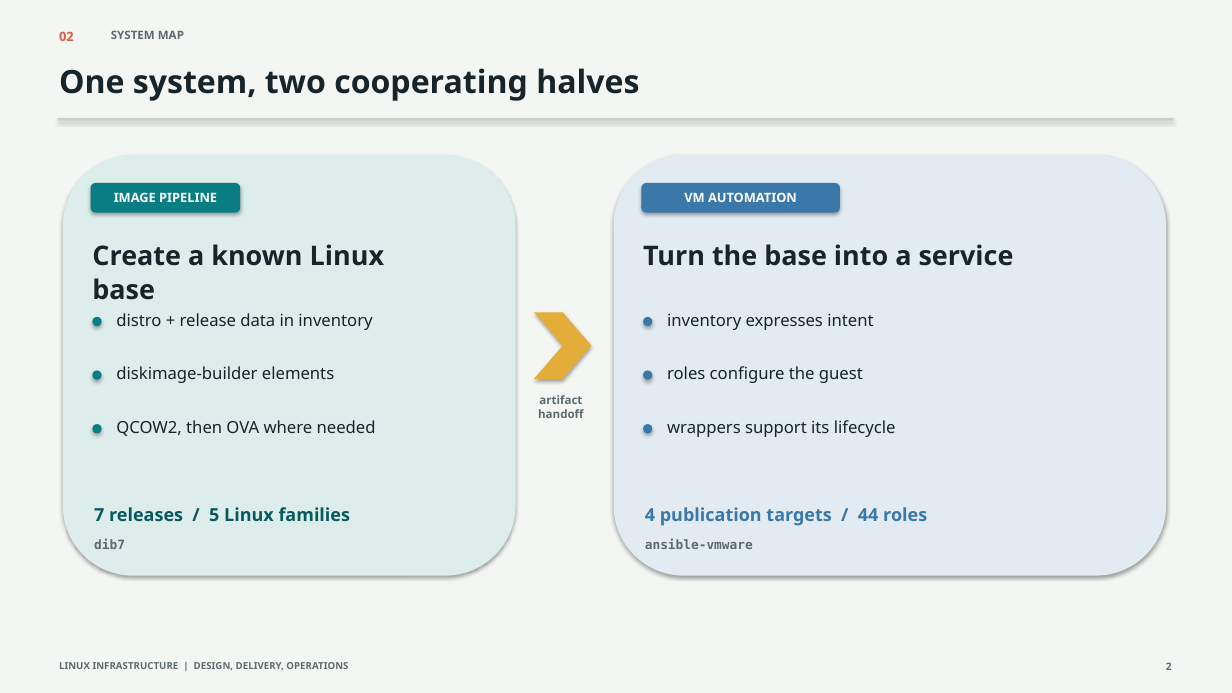
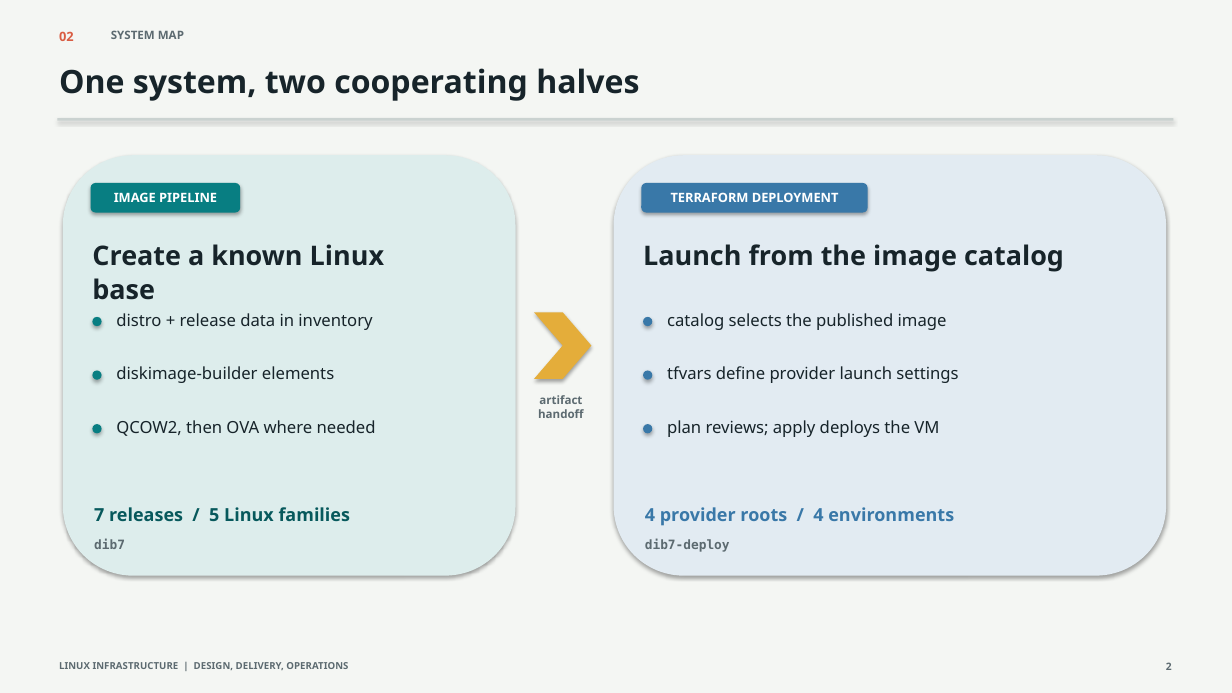
Before and after one commit to jjbailey/dib7, a slide deck: slide 2 of doc/dib7-presentation.pptx. Drawn at 1232x693 pixels with LibreOffice and Linux fonts; fonts in the diff are those of the drawing. Boxes give left, top, right and bottom in pixels: in the first picture for what was removed or moved away, otherwise in the second. Text is boxed around its words. In the diff, an @@ line names an element or a change of style, - is before the commit and + after.

```diff
--- a/doc/dib7-presentation.pptx
+++ b/doc/dib7-presentation.pptx
@@ rounded rectangle: place and size @@
-rounded rectangle at <box>641,183,840,213</box>
+rounded rectangle at <box>641,183,868,213</box>
@@ text at <box>671,192,839,202</box>: text changed @@
-VM AUTOMATION
+TERRAFORM DEPLOYMENT
@@ text at <box>643,244,1064,272</box>: text changed @@
-Turn the base into a service
+Launch from the image catalog
@@ text at <box>667,313,947,330</box>: text changed @@
-inventory expresses intent
+catalog selects the published image
@@ text at <box>667,366,958,383</box>: text changed @@
-roles configure the guest
+tfvars define provider launch settings
@@ text at <box>667,420,939,437</box>: text changed @@
-wrappers support its lifecycle
+plan reviews; apply deploys the VM
@@ text at <box>645,507,954,526</box>: text changed @@
-4 publication targets / 44 roles
+4 provider roots / 4 environments
@@ text at <box>645,539,730,552</box>: text changed @@
-ansible-vmware
+dib7-deploy
```
Also in this commit, not shown: 4 other slides changed, 5 slides added, 5 slides removed, 2 other files.
